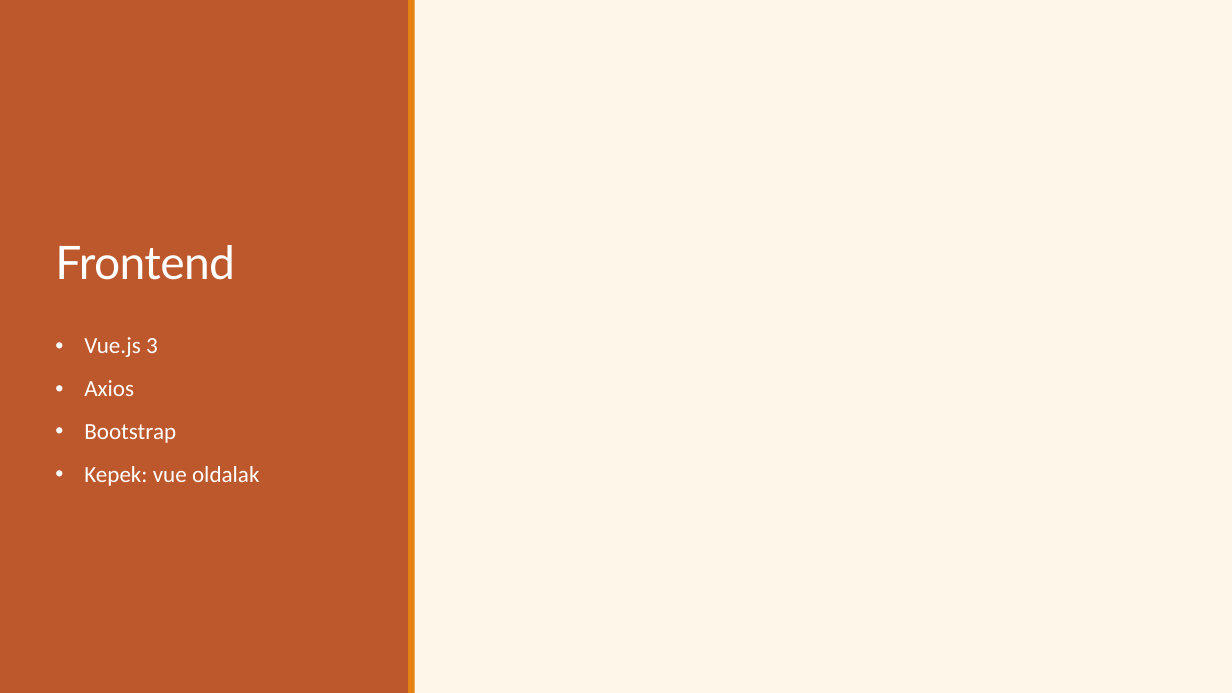
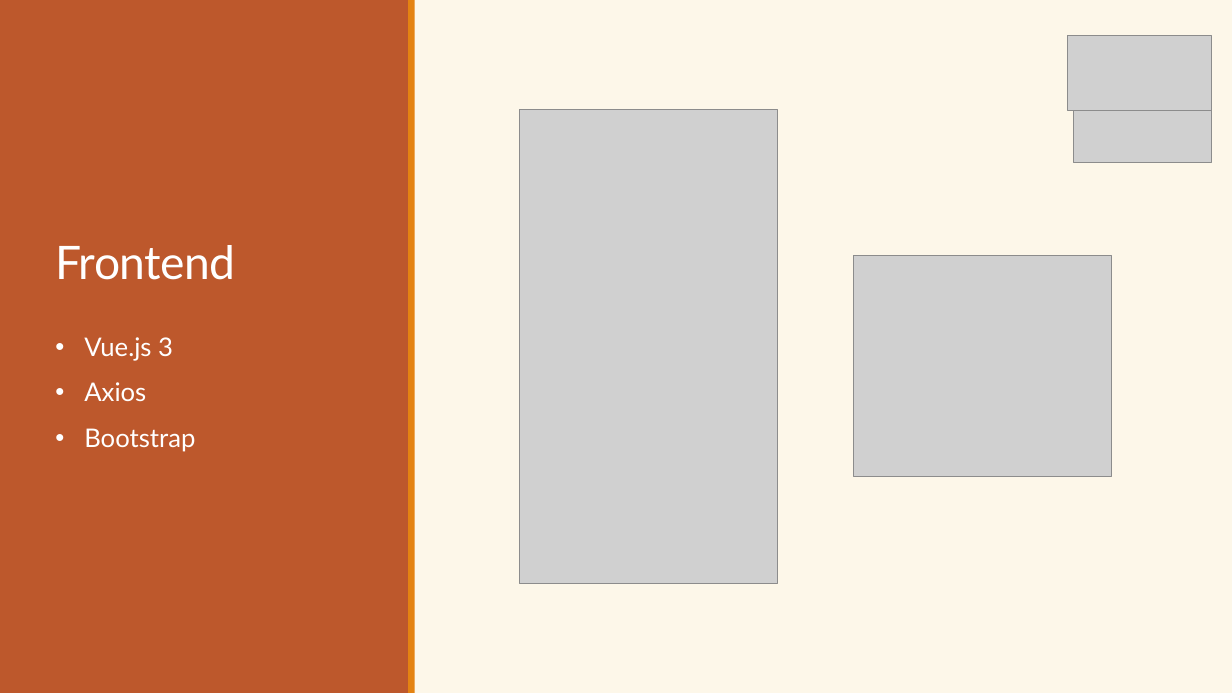
Before and after one commit to Ella50/13_S1_1_vizsgaremek, a slide deck: slide 7 of Dokumentációhoz/Prezentáció/eMenza_AtkariAriella_FarkasDominik.pptx (slide 10 before the commit). Drawn at 1232x693 pixels with LibreOffice and Linux fonts; fonts in the diff are those of the drawing; grey boxes stand for pictures. Boxes give left, top, right and bottom in pixels: in the first picture for what was removed or moved away, otherwise in the second. Text is boxed around its words. In the diff, an @@ line names an element or a change of style, - is before the commit and + after.

```diff
--- a/Dokumentációhoz/Prezentáció/eMenza_AtkariAriella_FarkasDominik.pptx
+++ b/Dokumentációhoz/Prezentáció/eMenza_AtkariAriella_FarkasDominik.pptx
@@ picture added at [1067, 35, 1211, 111] @@
@@ picture added at [519, 109, 777, 584] @@
@@ picture added at [1073, 104, 1211, 163] @@
@@ picture added at [854, 256, 1112, 477] @@
@@ text "Vue.js 3" at [84, 337, 195, 452]: size 18 to 20 pt, font Calibri to Lato @@
@@ text at [84, 466, 259, 486]: paragraph removed @@
-• Kepek: vue oldalak
```
Also in this commit, not shown: 10 other slides changed, 5 slides removed, 4 other files.
